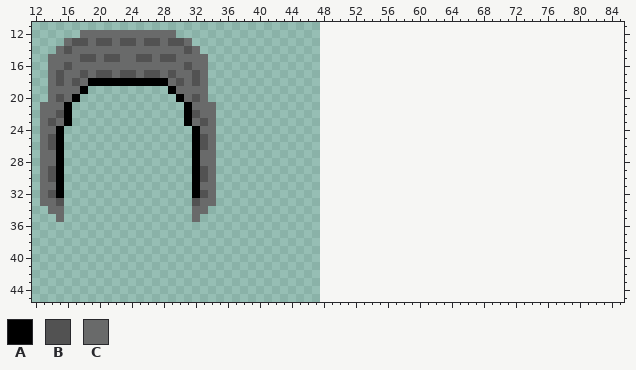
Pixel-art file -- main/tiles/tunnel.aseprite. That is the earlier state.
48x48 pixels, 1 frame. Shown: x 12..85, y 11..45. The old version is drawn lined up with the new one, on the new canvas.
Palette (. is transparent): A #000000  B #525252  C #696a6a
Pixels before (only the part around the change), first column x 52:
11 ..................................
12 ..................................
13 ..................................
14 ..................................
15 ..................................
16 ..................................
17 ..................................
18 ..................................
19 ..................................
20 ..................................
21 ..................................
22 ..................................
23 ..................................
24 ..................................
25 ..................................
26 ..................................
27 ..................................
28 ..................................
29 ..................................
30 ..................................
31 ..................................
32 ..................................
33 ..................................
34 ..................................
35 ..................................
36 ..................................
37 ..................................
38 ..................................
39 ..................................
40 ..................................
41 ..................................
42 ..................................
43 ..................................
44 ..................................
45 ..................................
After:
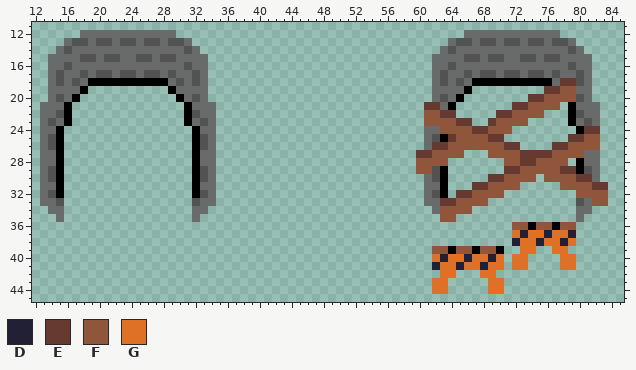
Colours new in this view: D #222034  E #663931  F #8f563b  G #df7126
Change:
canvas 48x48 -> 96x48
Changed rows in their new state; - is an unchanged pixel.
first column x 60:
12 ------CCCCCCCCCCCC------
13 ----CBBCBBCBBCBBCBBC----
14 ---CBCCCCCCCCCCCCCCBC---
15 --CCCCBBCBBCCBBCBBCCCC--
16 --CCBCCCCCCCCCCCCCCBCC--
17 --CBCCBCBBCBBCBBCBCCBC--
18 --CBCBCAAAAAAAAAACEEBC--
19 --CCCCA---------EEFFCC--
20 --CBCA--------EEFFFFBC--
21 -EECA-------EEFFFF-ACCC-
22 -FFEE-----EEFFFF---ABCC-
23 -FFFFEE--EFFFF-----ACBC-
24 -CCFFFFEEFFF--------AEE-
25 -CBAEFFFFEE--------EEFF-
26 -CEEFFFFFFFEE----EEFFFF-
27 EEFFFF---FFFFEEEEFFFFCC-
28 FFFF-------FFEEFFFF-ACC-
29 FFBA-------EEFFFFFEEABC-
30 -CBA-----EEFFFF-FFFFEEC-
31 -CCA---EEFFFF-----FFFFEE
32 -CBA-EEFFFF---------FFFF
33 -CCEEFFFF-----------BCFF
34 --CFFFF-------------CC--
35 ---FF---------------C---
36 ------------FFAFFAFF----
37 ------------GDGGDGGD----
38 ------------DGGDGGDG----
39 --FFAFFAFFA--GG--GG-----
40 --GDGGDGGDG-GG----GG----
41 --DGGDGGDGG-GG----GG----
42 ---GG---GG--------------
43 --GG-----GG-------------
44 --GG-----GG-------------
Where, in picture pixels (left, top, right, bottom), the same in both pictures:
added: (416, 30, 608, 294)
